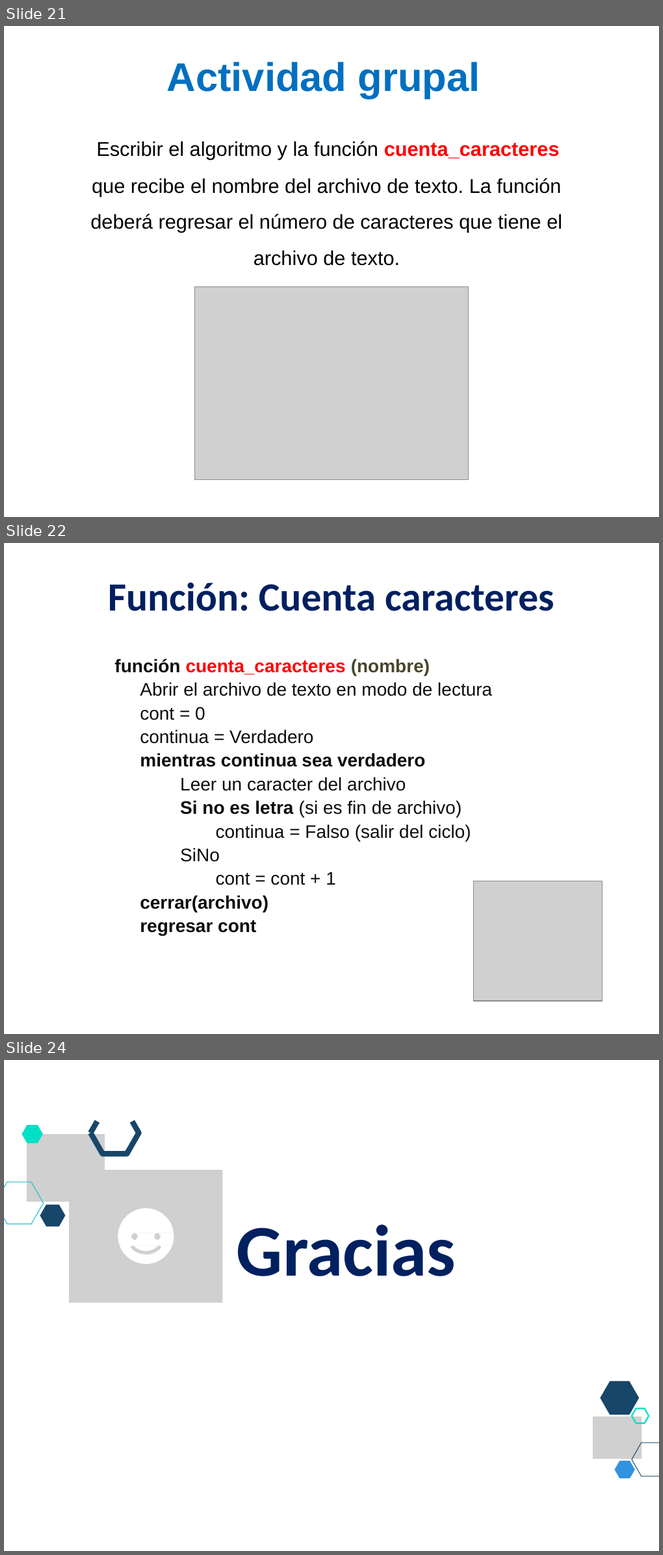
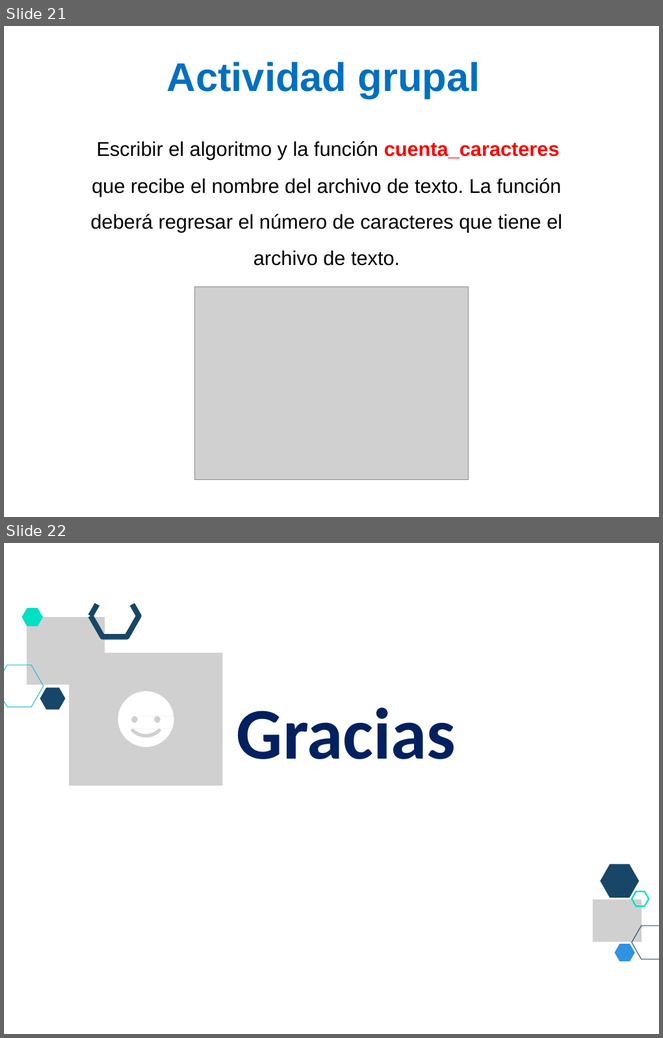
Before and after one commit to lizetheP/Tecnologias, a slide deck: Calendario/Presentaciones/12_Archivos.pptx. Shown one above the other, each under a label of ours: slides 21, 22 and 24 before the commit, slides 21 and 22 after it; the slides between them are not shown. The pictures are 663x1555 and 663x1038 pixels, drawn with LibreOffice and Linux fonts; fonts in the diff are those of the drawing; grey boxes stand for pictures. Boxes give left, top, right and bottom in pixels: in the first picture for what was removed or moved away, otherwise in the second. Text is boxed around its words. In the diff, an @@ line names an element or a change of style, - is before the commit and + after.

```diff
--- a/Calendario/Presentaciones/12_Archivos.pptx
+++ b/Calendario/Presentaciones/12_Archivos.pptx
@@ slide 22 removed at bbox=[4, 543, 659, 1034], background #FFFFFF @@
@@ text removed at bbox=[108, 582, 555, 611] @@
-Función: Cuenta caracteres
@@ text removed at bbox=[114, 659, 492, 936] @@
-función cuenta_caracteres (nombre)
-Abrir el archivo de texto en modo de lectura
-cont = 0
-continua = Verdadero
-mientras continua sea verdadero
-Leer un caracter del archivo
-Si no es letra (si es fin de archivo)
-continua = Falso (salir del ciclo)
-SiNo
-cont = cont + 1
-cerrar(archivo)
-regresar cont
@@ picture removed at bbox=[474, 882, 603, 1002] @@
@@ what was slide 24 is now slide 22 @@
```
Also in this commit, not shown: 1 other slide removed, 1 other file.
